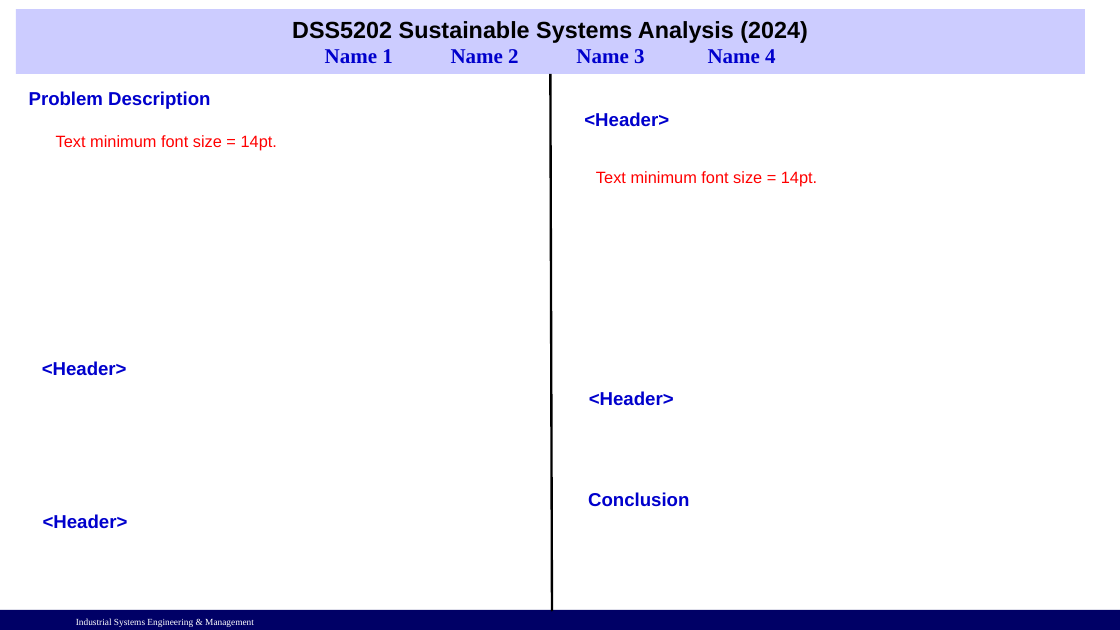
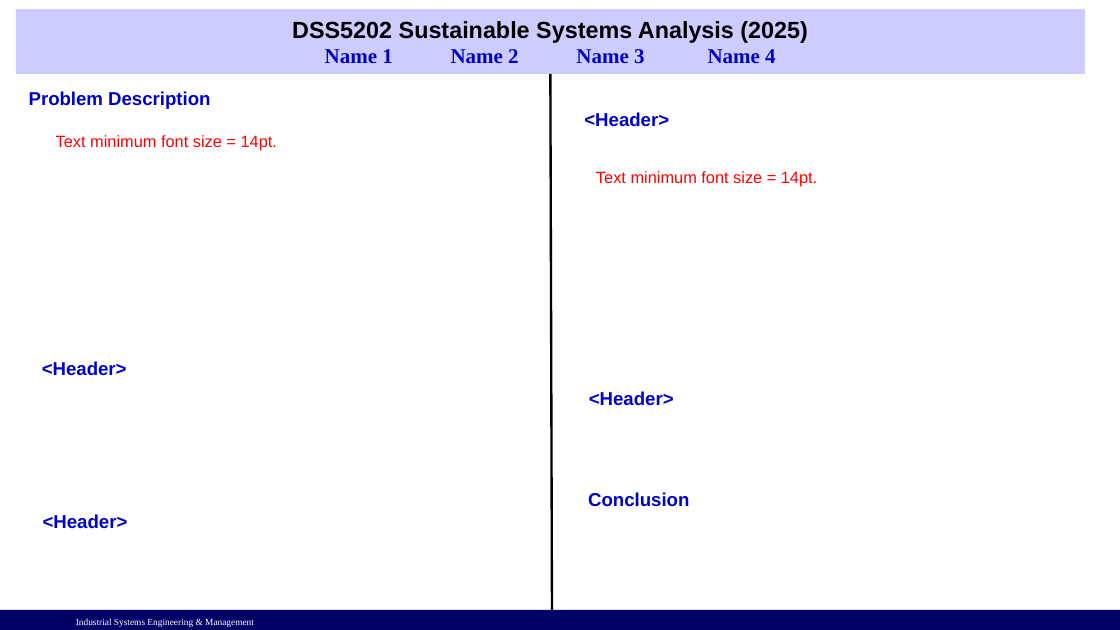
Before and after one commit to klpoh/courses, a slide deck: slide 1 of dss5202/notes/MyGroupNo-Poster-template.pptx. Drawn at 1120x630 pixels with LibreOffice and Linux fonts; fonts in the diff are those of the drawing; background and template pictures are left out. Boxes give left, top, right and bottom in pixels: in the first picture for what was removed or moved away, otherwise in the second. Text is boxed around its words. In the diff, an @@ line names an element or a change of style, - is before the commit and + after.

```diff
--- a/dss5202/notes/MyGroupNo-Poster-template.pptx
+++ b/dss5202/notes/MyGroupNo-Poster-template.pptx
@@ title at (292,21,807,63): text changed @@
-DSS5202 Sustainable Systems Analysis (2024)
-Name 1 Name 2 Name 3 Name 4
+DSS5202 Sustainable Systems Analysis (2025)
+Name 1 Name 2 Name 3 Name 4
```
Also in this commit, not shown: 1 other file.
